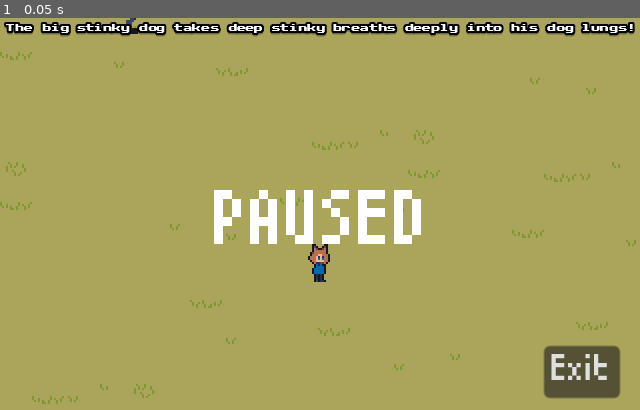
Above: before the commit, frame 1.
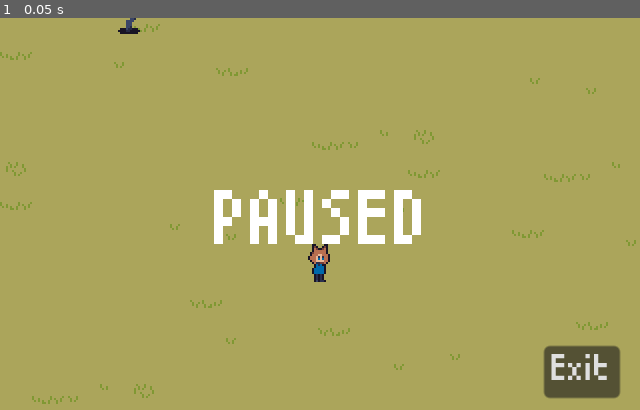
Above: after the commit, the same moment.

Repository: ColtonPhillips/its-spreading
Game: Godot game, scene res://scenes/world.tscn
The game is run twice, just before and just after one commit, with the same random seed, the same clock (stepped at 60 frames per second) and the same inputs.
Inputs:
- Up to frame 1 (0.05 s): no input

The runs differ from the first frame. In frame 1, 2.6% of the frame differs, in the area x 0-100%, y 1-5%.

Commit message:
remove gameplay gui scene

Diff:
--- a/gui/gameplay_gui.tscn
+++ /dev/null
@@ -1,22 +0,0 @@
-[gd_scene load_steps=3 format=3 uid="uid://54h5abumwo2c"]
-
-[ext_resource type="FontFile" uid="uid://blbia3tvsu0tv" path="res://font/ttf/ChevyRay - Lazytown Mono.ttf" id="1_1vptr"]
-
-[sub_resource type="LabelSettings" id="LabelSettings_yfq81"]
-font = ExtResource("1_1vptr")
-font_size = 4
-outline_size = 4
-outline_color = Color(0, 0, 0, 1)
-shadow_size = 3
-shadow_color = Color(0, 0, 0, 0.345098)
-shadow_offset = Vector2(0, 1)
-
-[node name="CanvasLayer" type="CanvasLayer"]
-
-[node name="Label" type="Label" parent="."]
-offset_left = 3.0
-offset_top = 3.0
-offset_right = 318.0
-offset_bottom = 26.0
-text = "The big stinky dog takes deep stinky breaths deeply into his dog lungs!"
-label_settings = SubResource("LabelSettings_yfq81")
--- a/scenes/world.tscn
+++ b/scenes/world.tscn
@@ -1,10 +1,9 @@
-[gd_scene load_steps=8 format=3 uid="uid://27phkm3uydxm"]
+[gd_scene load_steps=7 format=3 uid="uid://27phkm3uydxm"]
 
 [ext_resource type="Texture2D" uid="uid://5dtxv8q8u4ae" path="res://art/grass.png" id="1_3fkv3"]
 [ext_resource type="PackedScene" uid="uid://c3vntakhy0jq7" path="res://scenes/player.tscn" id="1_5kmuy"]
 [ext_resource type="Script" path="res://gui/main-menu.gd" id="1_elxvf"]
 [ext_resource type="PackedScene" uid="uid://x43epic8paf7" path="res://gameplay/enemy_spawner.tscn" id="3_luq5g"]
-[ext_resource type="PackedScene" uid="uid://54h5abumwo2c" path="res://gui/gameplay_gui.tscn" id="4_u55po"]
 [ext_resource type="PackedScene" uid="uid://dkiuk5y53nmy2" path="res://scenes/enemy/wisp_enemy.tscn" id="4_y0un6"]
 [ext_resource type="PackedScene" uid="uid://yg11qveki1pj" path="res://gui/menu.tscn" id="7_pyd75"]
 
@@ -24,8 +23,6 @@
 [node name="WispEnemy" parent="." instance=ExtResource("4_y0un6")]
 position = Vector2(-95, -143)
 
-[node name="GameplayGUI" parent="." instance=ExtResource("4_u55po")]
-
 [node name="Menu" type="CanvasLayer" parent="."]
 process_mode = 3
 script = ExtResource("1_elxvf")
